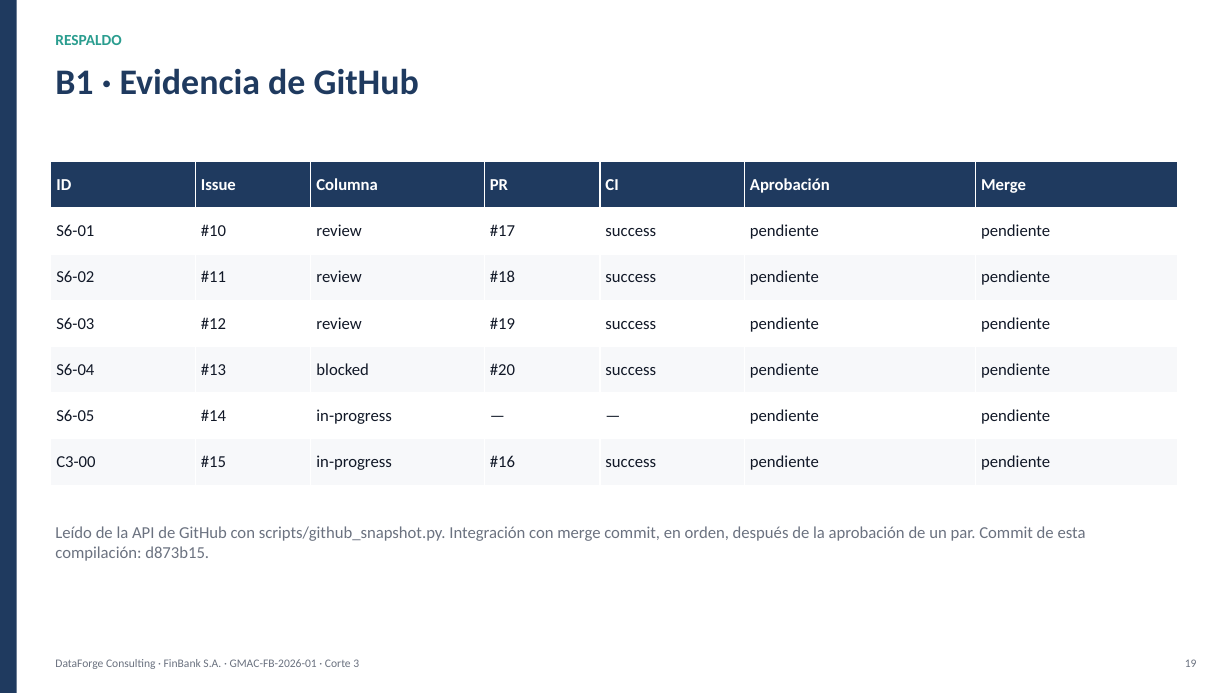
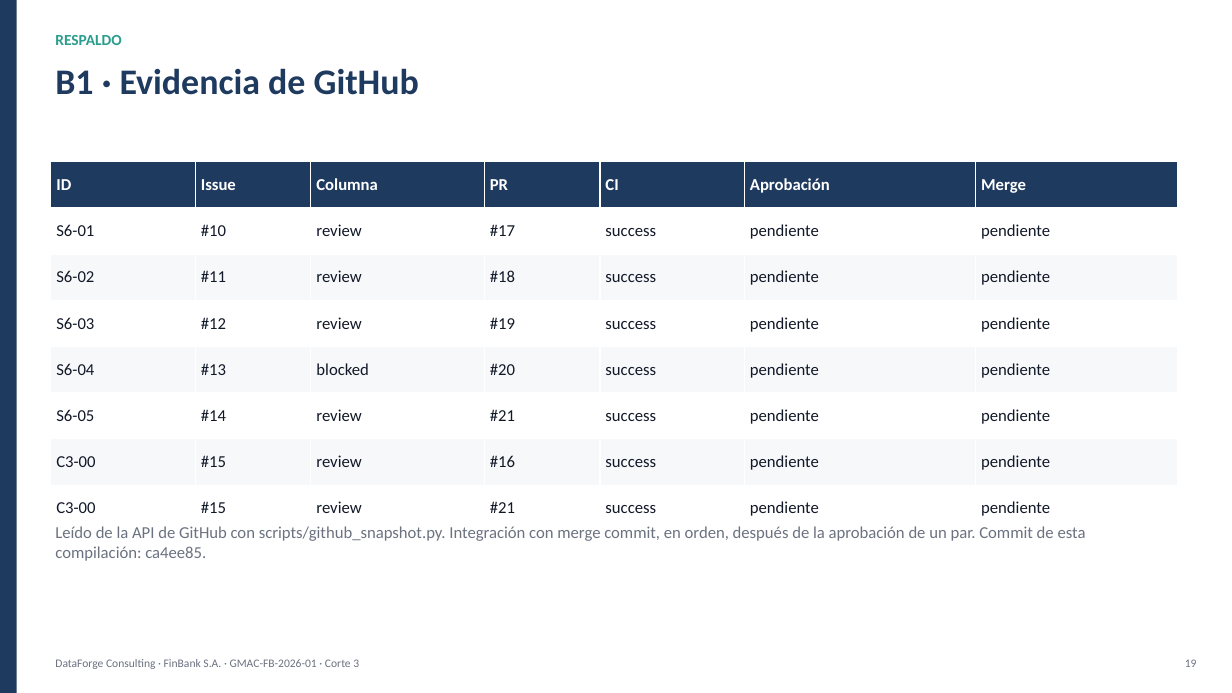
Before and after one commit to OscarSantiagoMerino/DataForge-Consulting, a slide deck: slide 19 of docs/corte3/Presentacion_FinBank_GrupoX.pptx. Drawn at 1232x693 pixels with LibreOffice and Linux fonts; fonts in the diff are those of the drawing. Boxes give left, top, right and bottom in pixels: in the first picture for what was removed or moved away, otherwise in the second. Text is boxed around its words. In the diff, an @@ line names an element or a change of style, - is before the commit and + after.

```diff
--- a/docs/corte3/Presentacion_FinBank_GrupoX.pptx
+++ b/docs/corte3/Presentacion_FinBank_GrupoX.pptx
@@ table at [51, 162, 1177, 531] @@
-row 6: S6-05 | #14 | in-progress | — | — | pendiente | pendiente
-row 7: C3-00 | #15 | in-progress | #16 | success | pendiente | pendiente
+row 6: S6-05 | #14 | review | #21 | success | pendiente | pendiente
+row 7: C3-00 | #15 | review | #16 | success | pendiente | pendiente
+row 8: C3-00 | #15 | review | #21 | success | pendiente | pendiente
@@ text at [55, 526, 1086, 561]: text changed @@
-Leído de la API de GitHub con scripts/github_snapshot.py. Integración con merge commit, en orden, después de la aprobación de un par. Commit de esta compilación: d873b15.
+Leído de la API de GitHub con scripts/github_snapshot.py. Integración con merge commit, en orden, después de la aprobación de un par. Commit de esta compilación: ca4ee85.
```
Also in this commit, not shown: 1 other slide changed, 13 other files.
